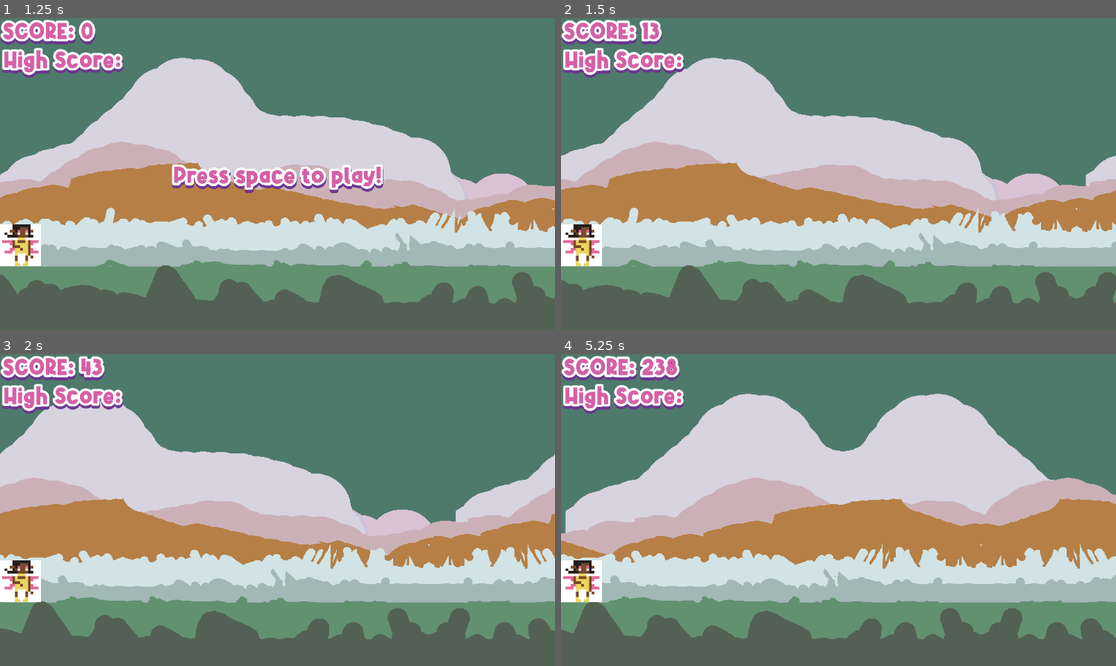
Above: before the commit, frames 1-4 (two rows, left to right).
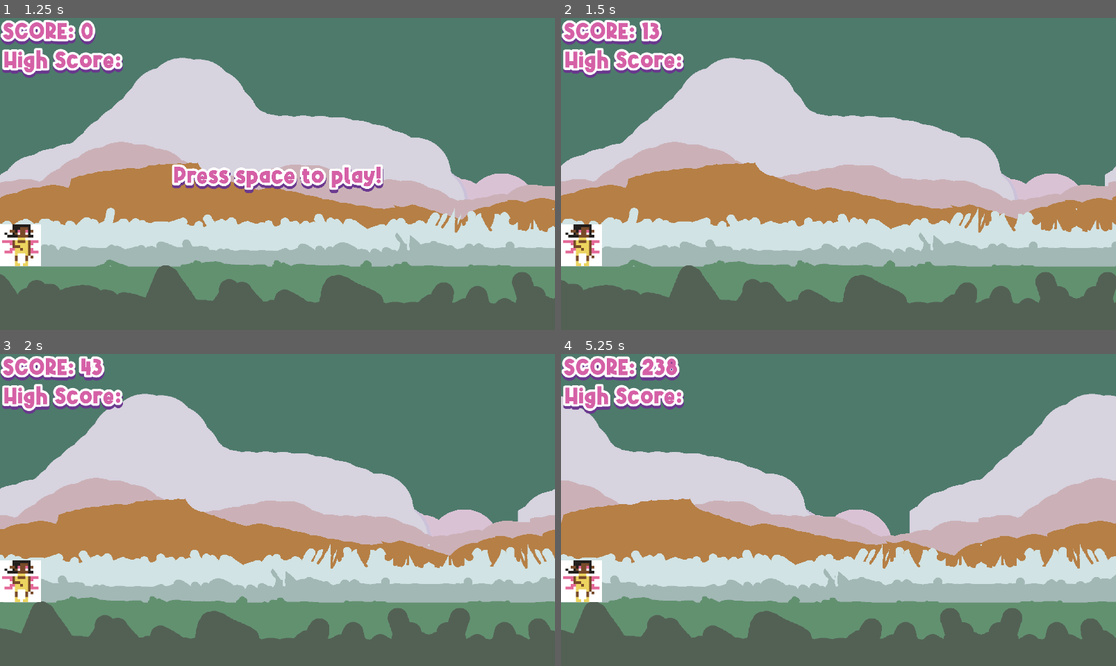
Above: after the commit, the same moments.

Repository: Teakitter/FlightlessFaeries
Game: Godot game, scene res://scenes/menu.tscn
The game is run twice, just before and just after one commit, with the same random seed, the same clock (stepped at 60 frames per second) and the same inputs.
Inputs:
- Up to frame 1 (1.25 s): click "Play" at 0.5 s
- Up to frame 2 (1.5 s): tap Space at 1.25 s
- Up to frame 3 (2 s): tap W (jump) at 1.52 s
- Up to frame 4 (5.25 s): tap W (jump) at 2.27, 3.77, 4.52 s

Frame 1 is identical in both runs. In frame 2, 5.6% of the frame differs, in the area x 0-100%, y 12-65%; in frame 3, 15%; in frame 4, 32%.

Commit message:
slowed down background

Diff:
--- a/game/scenes/background.tscn
+++ b/game/scenes/background.tscn
@@ -12,7 +12,7 @@
 color = Color(0.305882, 0.478431, 0.419608, 1)
 
 [node name="ParallaxLayer3" type="ParallaxLayer" parent="."]
-motion_scale = Vector2(0.8, 1)
+motion_scale = Vector2(0.3, 1)
 motion_mirroring = Vector2(1920, 0)
 
 [node name="Sprite2D" type="Sprite2D" parent="ParallaxLayer3"]
@@ -20,7 +20,7 @@
 centered = false
 
 [node name="ParallaxLayer2" type="ParallaxLayer" parent="."]
-motion_scale = Vector2(0.7, 1)
+motion_scale = Vector2(0.2, 1)
 motion_mirroring = Vector2(1920, 0)
 
 [node name="Sprite2D" type="Sprite2D" parent="ParallaxLayer2"]
@@ -28,7 +28,7 @@
 centered = false
 
 [node name="ParallaxLayer" type="ParallaxLayer" parent="."]
-motion_scale = Vector2(0.6, 1)
+motion_scale = Vector2(0.1, 1)
 motion_mirroring = Vector2(1920, 0)
 
 [node name="Sprite2D" type="Sprite2D" parent="ParallaxLayer"]
